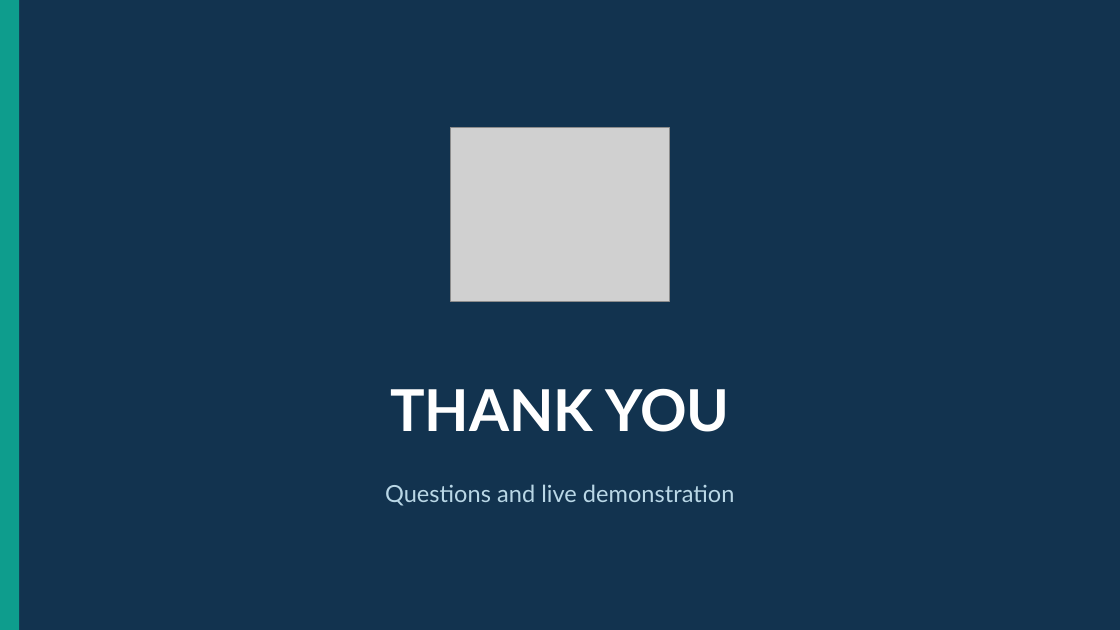
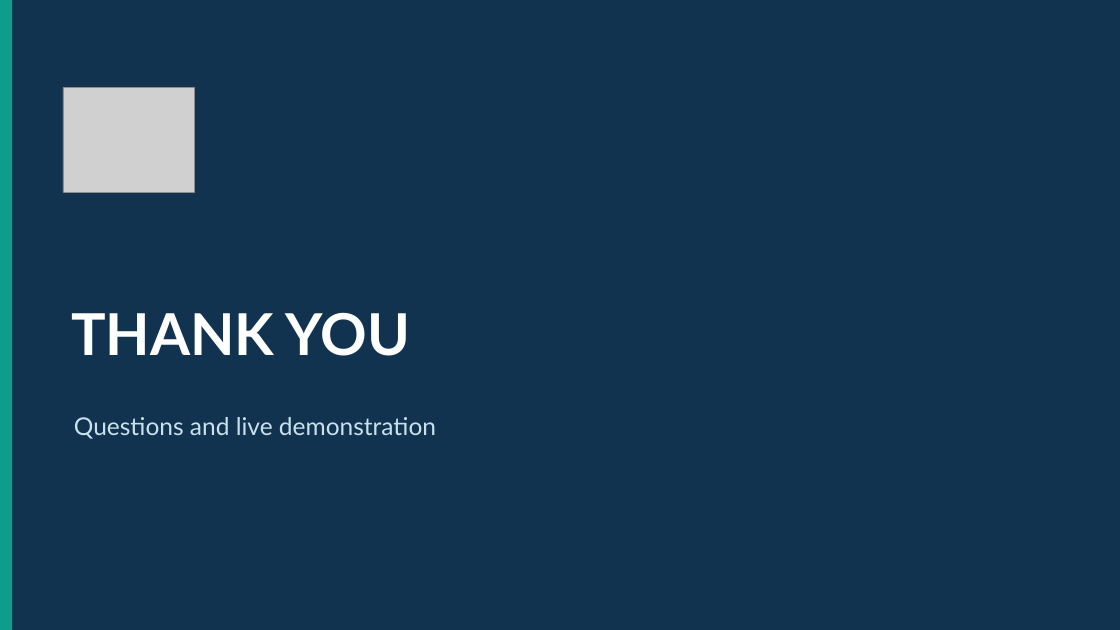
Before and after one commit to karthik-goud227/bus-ticket-booking-system, a slide deck: slide 14 of docs/BusBook_DBMS_Presentation.pptx. Drawn at 1120x630 pixels with LibreOffice and Linux fonts; fonts in the diff are those of the drawing; grey boxes stand for pictures. Boxes give left, top, right and bottom in pixels: in the first picture for what was removed or moved away, otherwise in the second. Text is boxed around its words. In the diff, an @@ line names an element or a change of style, - is before the commit and + after.

Commit message:
Refine DBMS presentation design

```diff
--- a/docs/BusBook_DBMS_Presentation.pptx
+++ b/docs/BusBook_DBMS_Presentation.pptx
@@ rectangle: place and size @@
-rectangle at <box>0,0,19,630</box>
+rectangle at <box>0,0,13,630</box>
@@ picture: place and size @@
-picture at <box>450,128,669,302</box>
+picture at <box>63,88,194,192</box>
@@ text "THANK YOU": place and size @@
-text "THANK YOU" at <box>390,388,729,432</box>
+text "THANK YOU" at <box>71,312,410,356</box>
@@ text "THANK YOU" at <box>71,312,410,356</box>: alignment centre to left @@
@@ text "Questions and live demonstration": place and size @@
-text "Questions and live demonstration" at <box>385,484,735,506</box>
+text "Questions and live demonstration" at <box>74,417,436,439</box>
@@ text "Questions and live demonstration" at <box>74,417,436,439</box>: size 20.2 to 21 pt, text colour #B9D7E6 to #C8E1EC; alignment centre to left @@
```
Also in this commit, not shown: 13 other slides changed.
